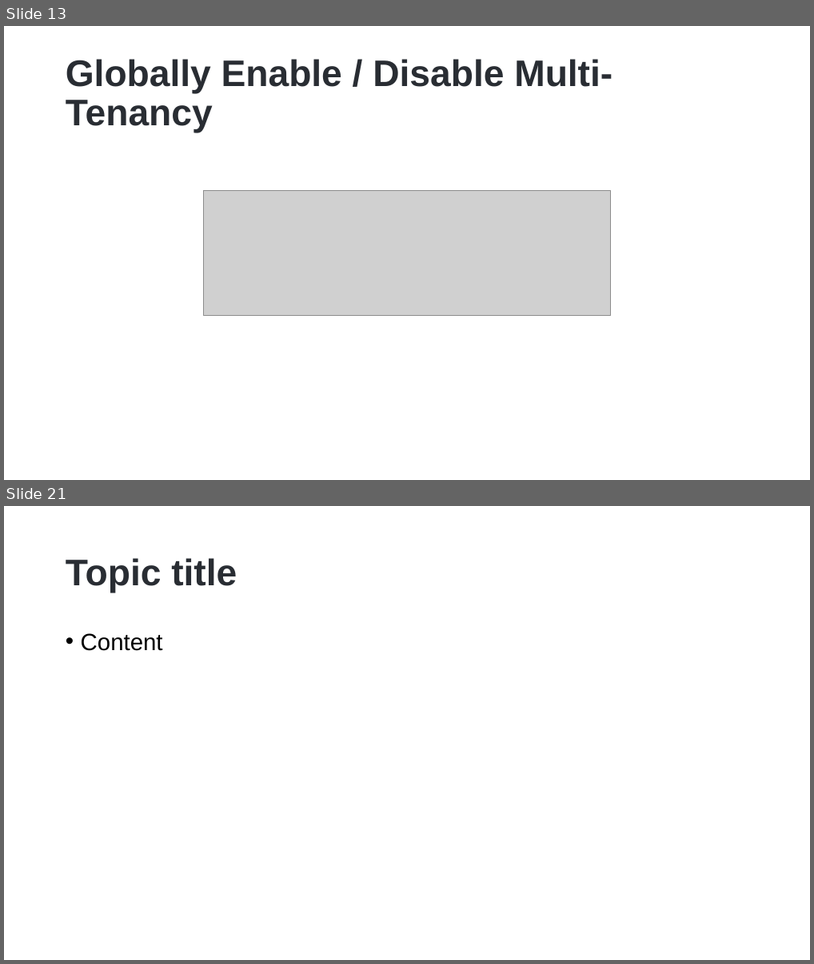
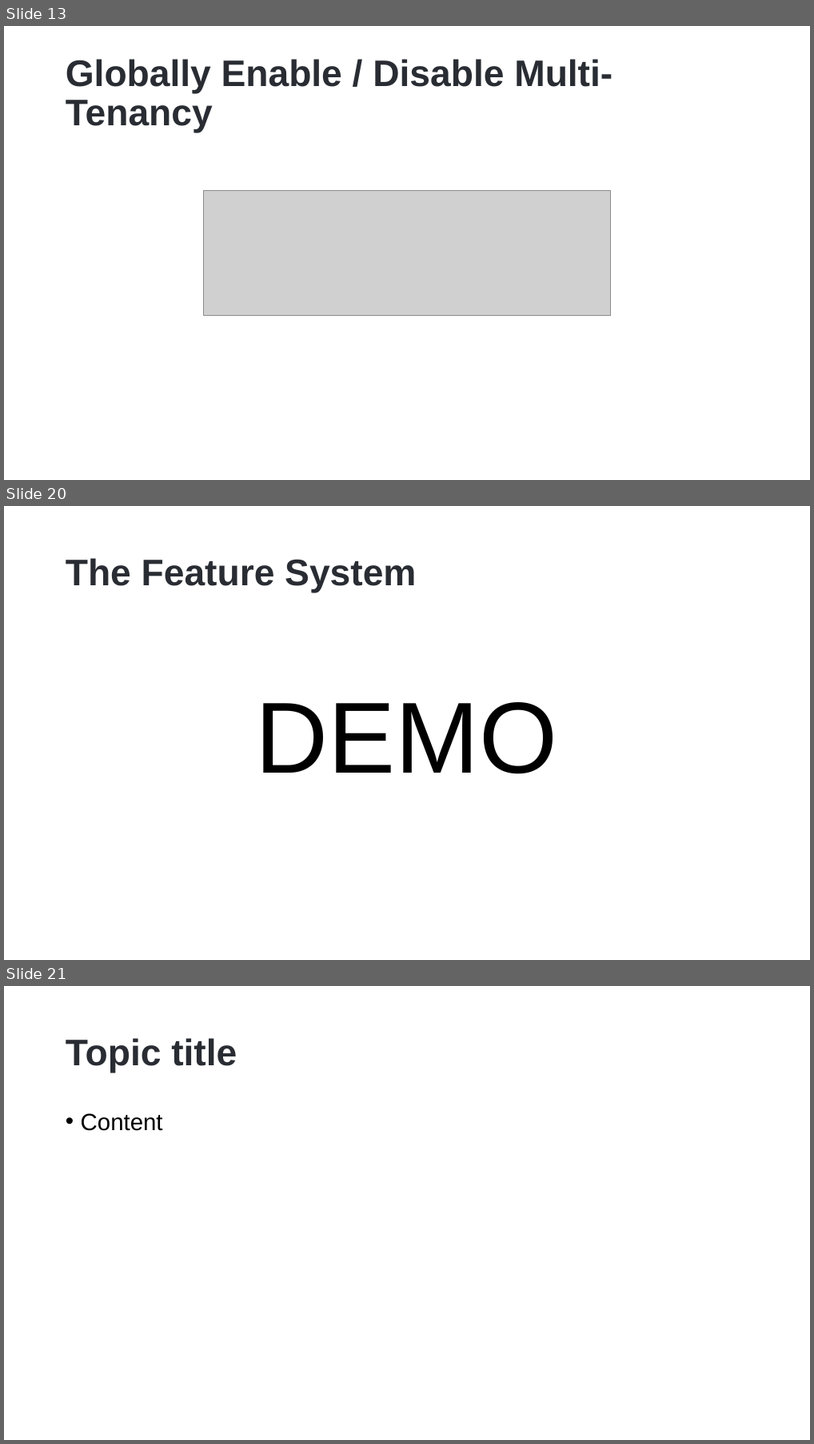
Before and after one commit to hikalkan/presentations, a slide deck: 2023-01-17 Dotnet Foundation Summit 2023/ABP Multi-Tenancy.pptx. Shown one above the other, each under a label of ours: slides 13 and 21 before the commit, slides 13, 20 and 21 after it; the slides between them are not shown. The pictures are 814x964 and 814x1444 pixels, drawn with LibreOffice and Linux fonts; fonts in the diff are those of the drawing; grey boxes stand for pictures; background and template pictures are left out. Boxes give left, top, right and bottom in pixels: in the first picture for what was removed or moved away, otherwise in the second. Text is boxed around its words. In the diff, an @@ line names an element or a change of style, - is before the commit and + after.

```diff
--- a/2023-01-17 Dotnet Foundation Summit 2023/ABP Multi-Tenancy.pptx
+++ b/2023-01-17 Dotnet Foundation Summit 2023/ABP Multi-Tenancy.pptx
@@ slide 20 added at (4, 506, 810, 960), background picture (left out) @@
@@ title added at (66, 558, 416, 593), 44 pt, text #292D33, bold @@
+The Feature System
@@ text added at (256, 702, 558, 774), 120 pt, text #000000 @@
+DEMO
```
Also in this commit, not shown: 1 slide changed, 5 other slides added, 6 slides removed, 1 other file.
